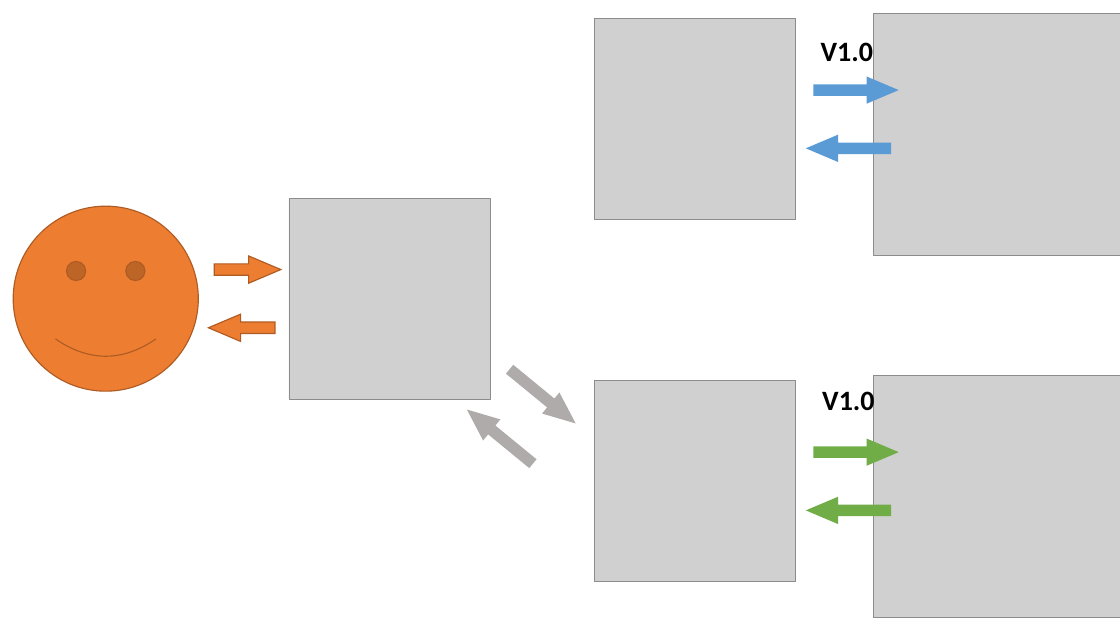
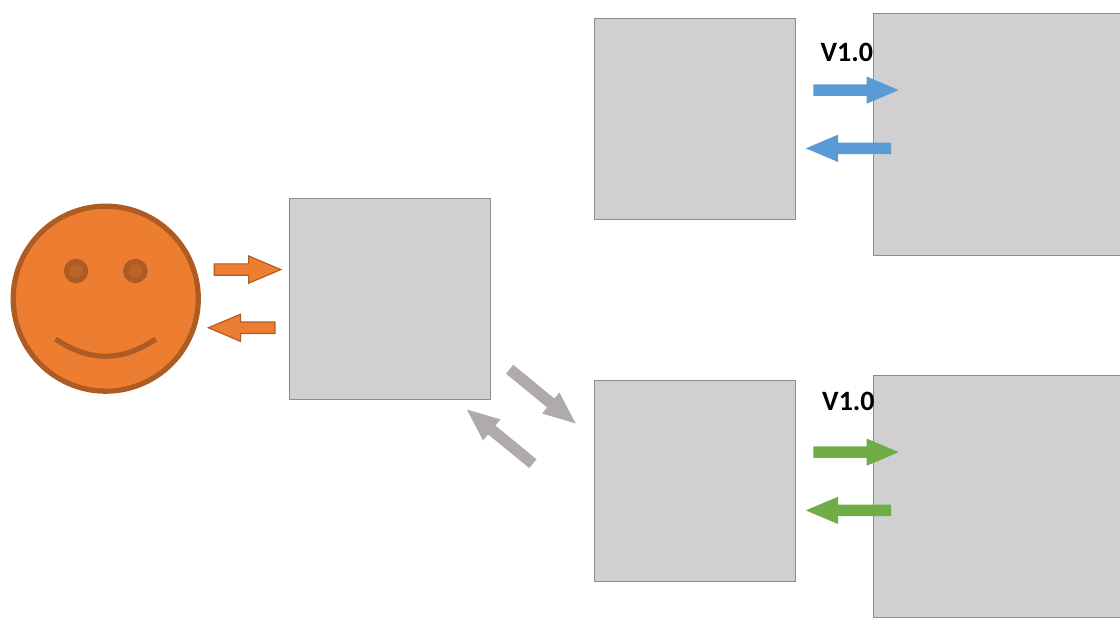
Before and after one commit to yotammanor/bluegreenbooks, a slide deck: slide 11 of PyWebIL - App Based Blue Green Migrations With Django.pptx. Drawn at 1120x630 pixels with LibreOffice and Linux fonts; fonts in the diff are those of the drawing; grey boxes stand for pictures. Boxes give left, top, right and bottom in pixels: in the first picture for what was removed or moved away, otherwise in the second. Text is boxed around its words. In the diff, an @@ line names an element or a change of style, - is before the commit and + after.

```diff
--- a/PyWebIL - App Based Blue Green Migrations With Django.pptx
+++ b/PyWebIL - App Based Blue Green Migrations With Django.pptx
@@ smiley face at box(13, 206, 198, 391): outline #AF5C24 1 pt to #AF5C24 4.5 pt @@
```
Also in this commit, not shown: 29 other slides changed, 5 slides added, 3 slides removed.
